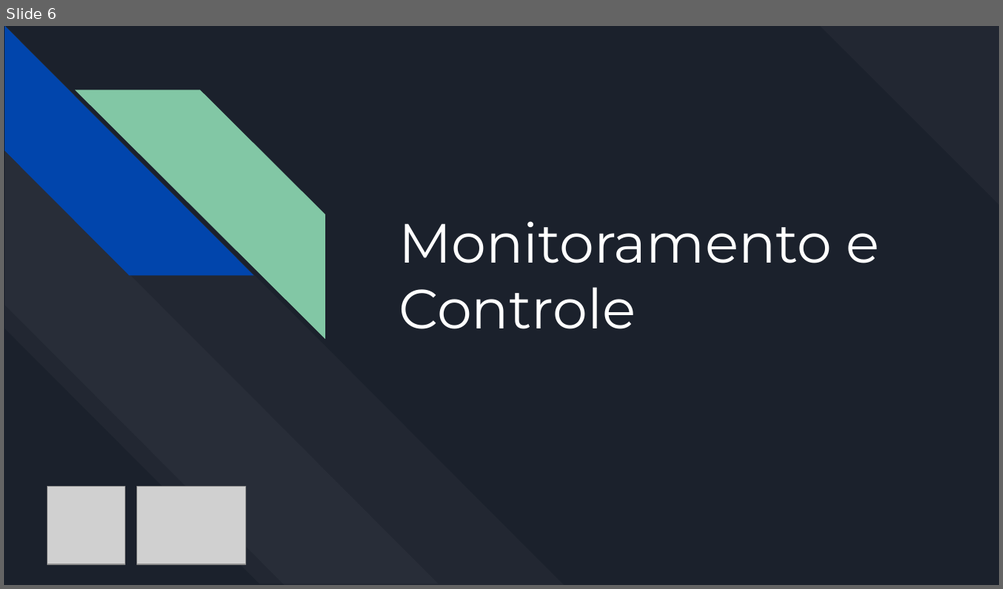
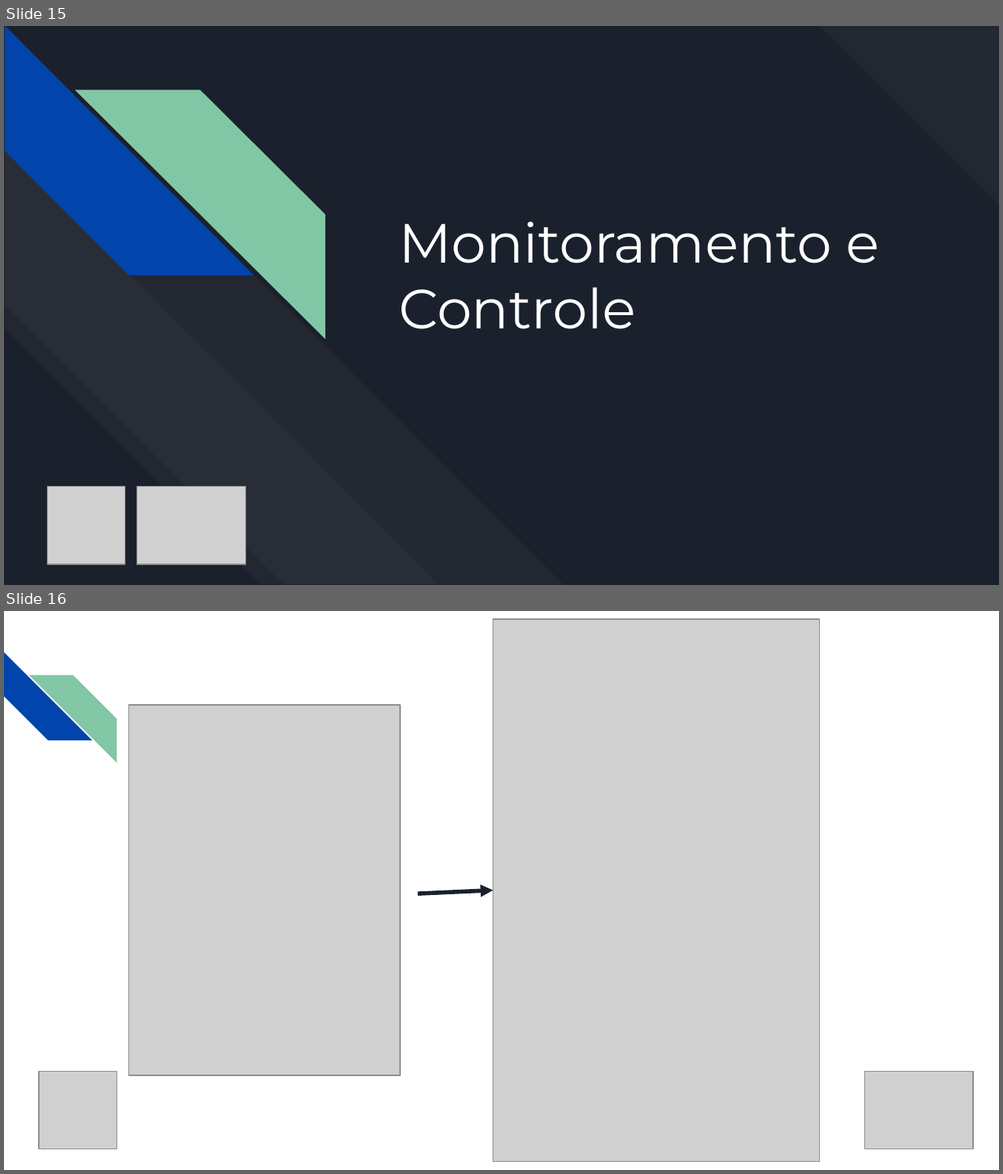
Before and after one commit to junglejf/Damas, a slide deck: ES 2 Python Files/Apresentação 2.pptx. Shown one above the other, each under a label of ours: slide 6 before the commit, slides 15 and 16 after it. The pictures are 1003x589 and 1003x1174 pixels, drawn with LibreOffice and Linux fonts; fonts in the diff are those of the drawing; grey boxes stand for pictures. Boxes give left, top, right and bottom in pixels: in the first picture for what was removed or moved away, otherwise in the second. Text is boxed around its words. In the diff, an @@ line names an element or a change of style, - is before the commit and + after.

```diff
--- a/ES 2 Python Files/Apresentação 2.pptx
+++ b/ES 2 Python Files/Apresentação 2.pptx
@@ slide 16 added at [4,611,999,1170], background #FFFFFF @@
@@ picture added at [492,619,819,1162] @@
@@ diag stripe added at [4,652,91,741], fill #0145AC @@
@@ diag stripe added at [29,675,116,762], fill #82C7A5 @@
@@ picture added at [128,706,400,1076] @@
@@ arrow added from (418, 894) to (492, 891), #1B212C 3 pt @@
@@ picture added at [39,1071,116,1149] @@
@@ picture added at [865,1071,973,1149] @@
@@ what was slide 6 is now slide 15 @@
```
Also in this commit, not shown: 4 slides changed, 15 other slides added, 7 slides removed.
